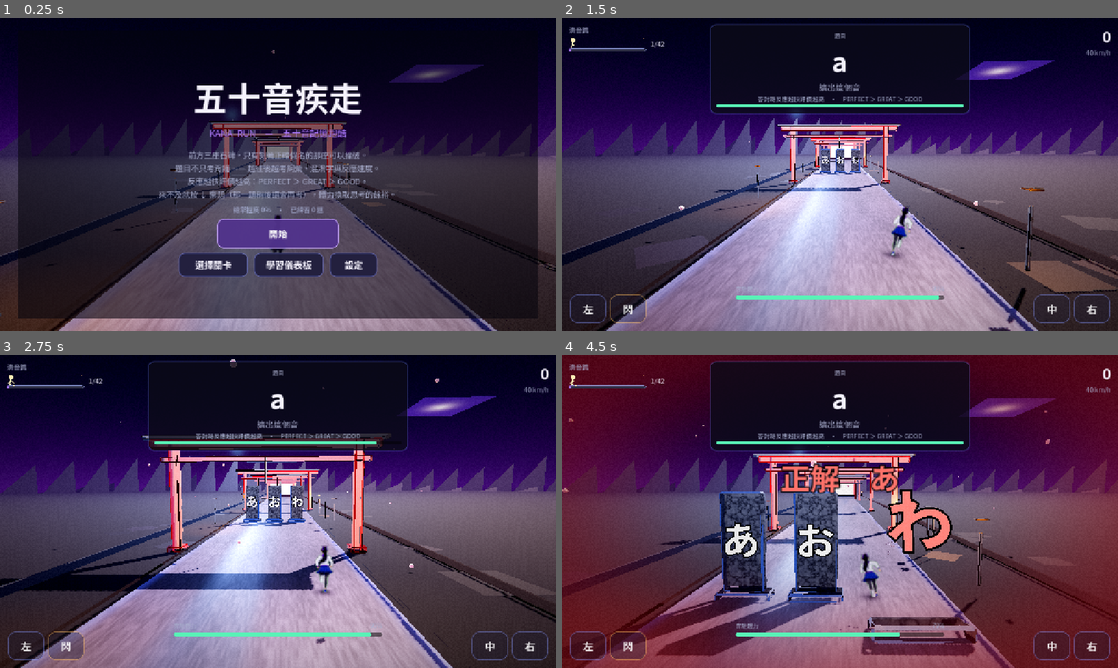
Above: before the commit, frames 1-4 (two rows, left to right).
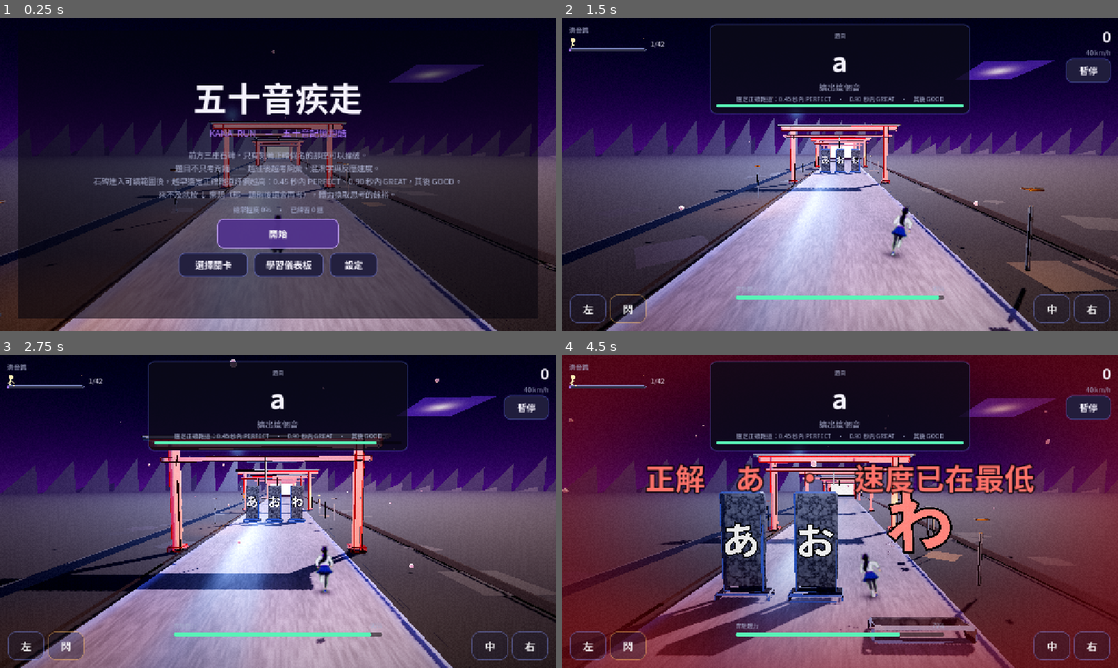
Above: after the commit, the same moments.

Repository: yorkwahaha/kana-run
Game: Godot game, scene res://scenes/Main.tscn
Same seed, same stepped clock (60 frames per second), same inputs: the game is played once before the commit and once after it.
Inputs (mouse positions are in pixels of both pictures, inside the frame that each line leads up to):
- Up to frame 1 (0.25 s): no input
- Up to frame 2 (1.5 s): click "開始" at 0.5 s; click (1090, 71) at 1.25 s, where only the run after the commit has a clickable "暫停"
- Up to frame 3 (2.75 s): tap Enter at 2 s; move the mouse to (400, 495) at 2.02 s; hold D (lane_right) from 2.03 s (still down); tap S (dodge) at 2.1 s; click (400, 495) at 2.17 s
- Up to frame 4 (4.5 s): release D (lane_right) at 2.75 s; drag from (728, 527) to (812, 574) at 2.77 s; move the mouse to (895, 442) at 3.52 s; hold D (lane_right) 3.53-4.25 s; tap S (dodge) at 3.6 s; drag from (812, 574) to (673, 464) at 4.27 s

The runs differ from the first frame. In frame 1, 0.8% of the frame differs, in the area x 16-83%, y 50-54%; in frame 2, 1.0%; in frame 3, 1.0%; in frame 4, 5.5%, in the area x 15-99%, y 12-45%.

Commit message:
修正評價、速度與暫停並重整遺物玩法

Diff:
--- a/src/core/save_game.gd
+++ b/src/core/save_game.gd
@@ -12,12 +12,14 @@
 	"master_volume": 0.9,
 	"sfx_volume": 0.9,
 	"music_volume": 0.38,
+	"bgm_mode": 1,           # 0 = 單曲循環, 1 = 全部輪播
 	"screen_shake": 1.0,
 	"reduce_motion": 0.0,   # 0 = 正常, 1 = 減少閃爍/震動
 	"quality": 1,            # 0 = 流暢, 1 = 平衡, 2 = 精細
 	"katakana": 0,           # 0 = 平假名, 1 = 片假名
 	"show_romaji": 1,
 	"unlock_all": 0,
+	"auto_retry": 0,
 }
 
 var settings: Dictionary = {}
--- a/src/core/sfx.gd
+++ b/src/core/sfx.gd
@@ -46,7 +46,7 @@
 var _sfx_sig := ""
 var _silent_report := true
 var _last_sfx_report := ""
-var _bgm_mode := 0            ## 0 = 單曲循環, 1 = 全部輪播
+var _bgm_mode := 1            ## 0 = 單曲循環, 1 = 全部輪播；新玩家預設輪播
 
 # ── 配樂狀態 ────────────────────────────────────────────────────────────
 var music_on := true
@@ -235,7 +235,7 @@
 	_build_sfx_bank()
 	_start_wind()
 	_install_web_audio_unlock()
-	_bgm_mode = int(SaveGame.get_setting("bgm_mode", 0))
+	_bgm_mode = int(SaveGame.get_setting("bgm_mode", 1))
 	_load_external()
 
 
--- a/src/game/main.gd
+++ b/src/game/main.gd
@@ -13,6 +13,8 @@
 
 const SPEED_MIN := 13.0
 const SPEED_MAX := 42.0
+const SPEED_KMH_MIN := 40.0
+const SPEED_KMH_MAX := 160.0
 
 const STAMINA_MAX := 100.0
 const STAMINA_HEAL := 8.0
@@ -131,6 +133,14 @@
 var _od_charge := 0.0
 var _resolved := 0
 var _speed := SPEED_MIN
+var _momentum_kmh := SPEED_KMH_MIN
+var _wrong_streak := 0
+var _decision_open := false
+var _decision_elapsed := 0.0
+var _decision_ms := -1.0
+var _zanshin_ready := false
+var _zanshin_charge := 0
+var _jikyuu_hits := 0
 var _shake_user := 1.0
 var _reduce_motion := 0.0
 var _time_scale_target := 1.0
@@ -458,6 +468,7 @@
 	_ui.settings_changed.connect(_apply_settings)
 	_hud.lane_requested.connect(_go_lane)
 	_hud.dodge_requested.connect(_do_dodge)
+	_hud.pause_requested.connect(_pause)
 
 
 # ── 設定 ────────────────────────────────────────────────────────────────
@@ -555,6 +566,14 @@
 	_score = 0
 	_chain = 0
 	_best_chain = 0
+	_momentum_kmh = SPEED_KMH_MIN
+	_wrong_streak = 0
+	_decision_open = false
+	_decision_elapsed = 0.0
+	_decision_ms = -1.0
+	_zanshin_ready = false
+	_zanshin_charge = 0
+	_jikyuu_hits = 0
 	_hits = 0
 	_pending_relic = false
 	_slip_next = false
@@ -686,6 +705,9 @@
 	_wave_z = SPAWN_Z
 	_wave_active = true
 	_legible_time = 0.0
+	_decision_open = false
+	_decision_elapsed = 0.0
+	_decision_ms = -1.0
 	_duck_timer = 0.0
 
 	var answers: Array = _question["choices"]
@@ -863,10 +885,11 @@
 		_barrier.mark_hit(lane)
 		_stamina = maxf(0.0, _stamina - 18.0)
 		_chain = 0
+		_momentum_kmh = maxf(SPEED_KMH_MIN, _momentum_kmh - 20.0)
 		_runner.burst()
 		_cam.shake(0.85 * _shake_user, 8.0)
 		_cam.punch(0.9 * _shake_user)
-		_hud.banner("撞到！", Color(1.0, 0.42, 0.42), 0.7)
+		_hud.banner("撞到！　-20 km/h", Color(1.0, 0.42, 0.42), 0.7)
 		_damage_flash = 1.0
 		Sfx.miss()
 
@@ -935,23 +958,23 @@
 
 
 func _current_speed() -> float:
-	# 速度跟這一輪打得有多熱走，不跟課表進度走。失手連段歸零，速度就落下來。
-	var heat := clampf(float(_chain) / 16.0, 0.0, 1.0)
-	var base := lerpf(SPEED_MIN, SPEED_MAX * 0.92, heat)
-	if _zone >= ZONES.size() - 1:
-		base = maxf(base, SPEED_MAX * 0.78)
-	var v := base
-	if _relic_count("baigeki") > 0:
-		v *= 1.12
-	if _relic_count("hayate") > 0:
-		# 每 4 連再快一截，16 連封頂。斷連段時 _chain 歸零，這段加成自己消失。
-		v *= 1.0 + 0.08 * float(mini(_chain / 4, 4))
+	# 速度使用獨立動量，不再和 combo 綁死；一次錯誤只失去一段速度。
+	var v := remap(clampf(_momentum_kmh, SPEED_KMH_MIN, SPEED_KMH_MAX),
+		SPEED_KMH_MIN, SPEED_KMH_MAX, SPEED_MIN, SPEED_MAX)
 	if _sprint > 0.0:
 		v *= SPRINT_BOOST
 	if _overdrive:
 		v = maxf(v, SPEED_MAX * 0.72)
 		v *= OVERDRIVE_BOOST
 	return v
+
+
+func _actual_kmh() -> int:
+	return int(round(lerpf(SPEED_KMH_MIN, SPEED_KMH_MAX, _speed01())))
+
+
+func _add_momentum(kmh: float) -> void:
+	_momentum_kmh = clampf(_momentum_kmh + kmh, SPEED_KMH_MIN, SPEED_KMH_MAX)
 
 
 # ── 每幀 ────────────────────────────────────────────────────────────────
@@ -1081,7 +1104,7 @@
 
 	_hud.set_stamina(_stamina, _stamina_cap)
 	_hud.set_score(_score)
-	_hud.set_speed_kmh(int(round(40.0 + _speed01() * 120.0)))
+	_hud.set_speed_kmh(_actual_kmh())
 	_hud.set_combo(_combo_mult(), _chain)
 	_tick_relic_status()
 
@@ -1131,9 +1154,9 @@
 	_relic_status_t = 0.16
 	_hud.set_relic_status({
 		"stamina_cap": int(_stamina_cap),
-		"hayate_pct": 8 * mini(_chain / 4, 4) if _relic_count("hayate") > 0 else 0,
 		"od_need": int(_od_need()),
 		"slip": _slip_next,
+		"zanshin_ready": _zanshin_ready,
 	})
 
 
@@ -1279,7 +1302,7 @@
 	# 打得準的人體力會一直是滿的，失手 5～6 次就會出局。
 	var rate := 1.7 + _speed * 0.05
 	if _relic_count("jikyuu") > 0:
-		rate *= 0.70
+		rate *= 0.85
 	# 極限的體力代價：貪分數的同時血也在掉。
 	# 這個交換是極限的全部重點 —— 沒有代價就只是白送分數，
 	# 玩家會無腦待著，不會有「再撐三題」的念頭。
@@ -1300,7 +1323,13 @@
 
 	if _wave_z < LEGIBLE_Z:
 		_legible_time = 0.0
+		_decision_open = false
 	else:
+		if not _decision_open:
+			_decision_open = true
+			_decision_elapsed = 0.0
+		else:
+			_decision_elapsed += dt
 		_legible_time += dt
 		var remain := clampf(_wave_z / LEGIBLE_Z, 0.0, 1.0)
 		_hud.set_timer(remain, remain < 0.34)
@@ -1310,8 +1339,9 @@
 
 
 func _update_post(delta: float) -> void:
-	_post_mat.set_shader_parameter("speed_blur", _speed01() * 0.30 * (1.0 - _reduce_motion * 0.8))
-	_post_mat.set_shader_parameter("aberration", 1.0 + _speed01() * 2.2)
+	# 題目與石碑保持清楚；高速感交給 FOV、路面 streak 與兩側速度線。
+	_post_mat.set_shader_parameter("speed_blur", _speed01() * 0.16 * (1.0 - _reduce_motion * 0.8))
+	_post_mat.set_shader_parameter("aberration", 0.8 + _speed01() * 1.2)
 	_damage_flash = maxf(0.0, _damage_flash - delta * 2.4)
 	_good_flash = maxf(0.0, _good_flash - delta * 3.0)
 	_post_mat.set_shader_parameter("damage", _damage_flash)
@@ -1369,6 +1399,9 @@
 	if state != State.PLAY:
 		return
 	var t := clampi(target, 0, LANE_COUNT - 1)
+	if _decision_open and _wave_active and not _obstacle_wave and _decision_ms < 0.0 \
+			and t == int(_question.get("target_index", -1)):
+		_decision_ms = _decision_elapsed * 1000.0
 	if t == _lane:
 		return
 	_lane = t
@@ -1404,7 +1437,8 @@
 ## 題目的判定本體，障礙波與一般題目波共用。
 func _resolve_impact_body() -> void:
 	var kana: String = _question["kana"]
-	var ms := _legible_time * 1000.0
+	# 評價看「可讀後多久選定正確跑道」，不再用撞上那刻的跑速反推。
+	var ms := _decision_ms if _decision_ms >= 0.0 else _legible_time * 1000.0
 
 	if _duck_timer > 0.0:
 		_resolve_dodge(kana)
@@ -1425,10 +1459,7 @@
 func _combo_mult() -> float:
 	var top := 3.0
 	# 第三區「神社」的 twist：連段爬得更快，獎勵一路連到底。
-	# 殘心把這段爬升放慢，換答錯時連段只減半。
 	var step := 0.08
-	if _relic_count("zanshin") > 0:
-		step *= 0.70
 	if _zone_twist() == "combo":
 		step *= 2.0
 	var v := 1.0 + float(_chain) * step
@@ -1457,7 +1488,7 @@
 
 
 func _od_score_mult() -> float:
-	return 2.0 if _relic_count("jikyuu") > 0 else OVERDRIVE_MULT
+	return OVERDRIVE_MULT
 
 
 func _zone_twist() -> String:
@@ -1533,20 +1564,42 @@
 	var time_bonus: float = {"perfect": 200.0, "great": 120.0, "good": 60.0}.get(grade, 20.0)
 	var gained := int(round((base + time_bonus) * mult))
 	if _relic_count("baigeki") > 0:
-		gained = int(round(float(gained) * 1.6))
-	if _relic_count("teppeki") > 0:
-		gained = int(round(float(gained) * 0.85))
+		gained = int(round(float(gained) * 1.35))
 	if _relic_count("issen") > 0:
 		if grade == "perfect":
-			gained = int(round(float(gained) * 1.8))
-		elif grade != "great":
-			gained = int(round(float(gained) * 0.6))
+			gained = int(round(float(gained) * 1.5))
 	if _slip_next:
 		gained = int(round(float(gained) * 1.5))
 		_slip_next = false
 
 	_score += gained
 	_chain += 1
+	_wrong_streak = 0
+	var effect_note := ""
+	var accel := 9.0 if grade == "perfect" else (7.0 if grade == "great" else 5.0)
+	if _relic_count("baigeki") > 0 and grade != "good":
+		accel += 5.0
+		effect_note += "　倍率+5"
+	if _relic_count("issen") > 0 and grade == "perfect":
+		accel += 10.0
+		effect_note += "　一閃+10"
+	_add_momentum(accel)
+	if _relic_count("hayate") > 0 and _chain % 4 == 0:
+		_add_momentum(12.0)
+		effect_note += "　疾風+12"
+		_cam.punch(0.7 * _shake_user)
+	if _relic_count("zanshin") > 0 and not _zanshin_ready:
+		_zanshin_charge += 1
+		if _zanshin_charge >= 6:
+			_zanshin_charge = 0
+			_zanshin_ready = true
+			effect_note += "　殘心就緒"
+	if _relic_count("jikyuu") > 0:
+		_jikyuu_hits += 1
+		if _jikyuu_hits >= 5:
+			_jikyuu_hits = 0
+			_stamina = minf(_stamina_cap, _stamina + 15.0)
+			effect_note += "　持久+15體力"
 	_best_chain = maxi(_best_chain, _chain)
 	_resolved += 1
 	_hits += 1
@@ -1567,15 +1620,13 @@
 	match grade:
 		"perfect":
 			Sfx.hit_perfect()
-			_hud.banner("PERFECT +%d" % gained, UiKit.GOLD, 0.7)
+			_hud.banner("PERFECT　%.2fs　+%d%s" % [ms / 1000.0, gained, effect_note], UiKit.GOLD, 0.7)
 		"great":
 			Sfx.hit_good()
-			_hud.banner("GREAT +%d" % gained, UiKit.JADE, 0.65)
+			_hud.banner("GREAT　%.2fs　+%d%s" % [ms / 1000.0, gained, effect_note], UiKit.JADE, 0.65)
 		_:
 			Sfx.hit_good()
-			# 原本只顯示加分，玩家看不到其實有第三級評價。
-			# 三級都秀出來，PERFECT / GREAT 才有存在意義。
-			_hud.banner("GOOD +%d" % gained, Color(0.72, 0.78, 0.92), 0.6)
+			_hud.banner("GOOD　%.2fs　+%d%s" % [ms / 1000.0, gained, effect_note], Color(0.72, 0.78, 0.92), 0.6)
 
 	_hud.set_question(_question, true)
 	_after_resolve(stone, 0.30)
@@ -1598,13 +1649,33 @@
 	_stamina = maxf(0.0, _stamina - penalty)
 
 	var retry := int(SaveGame.get_setting("auto_retry", 0)) == 1
+	var zanshin_guard := _relic_count("zanshin") > 0 and _zanshin_ready
 	Srs.record(kana, 0, ms)
 	if retry:
 		Srs.requeue(kana)
-	elif _relic_count("zanshin") > 0:
+	elif zanshin_guard:
 		_chain = int(_chain / 2.0)
 	else:
 		_chain = 0
+
+	var before_kmh := _momentum_kmh
+	var speed_loss := 0.0
+	if zanshin_guard:
+		_zanshin_ready = false
+		_zanshin_charge = 0
+		_momentum_kmh = maxf(SPEED_KMH_MIN, _momentum_kmh - 8.0)
+	else:
+		_wrong_streak += 1
+		if _wrong_streak >= 3:
+			_momentum_kmh = SPEED_KMH_MIN
+		else:
+			var requested_loss := 20.0 if _wrong_streak == 1 else 50.0
+			if _relic_count("teppeki") > 0:
+				requested_loss *= 0.5
+			if _relic_count("baigeki") > 0:
+				requested_loss *= 1.35
+			_momentum_kmh = maxf(SPEED_KMH_MIN, _momentum_kmh - requested_loss)
+	speed_loss = maxf(0.0, before_kmh - _momentum_kmh)
 
 	_od_charge = 0.0
 	Sfx.miss()
@@ -1624,7 +1695,17 @@
 	var choices: Array = _question.get("choices", [])
 	var ti := int(_question.get("target_index", 0))
 	var shown := str(choices[ti]) if ti >= 0 and ti < choices.size() else ""
-	_hud.banner("正解　%s" % shown, Color(1.0, 0.45, 0.42), 0.55)
+	if zanshin_guard:
+		_hud.banner("正解　%s　·　殘心守住動量 (-%d km/h)" % [shown, int(round(speed_loss))],
+			Color(0.70, 0.60, 1.0), 0.7)
+	elif _wrong_streak >= 3:
+		_hud.banner("正解　%s　·　三連錯，速度回到 %d" % [shown, int(SPEED_KMH_MIN)],
+			Color(1.0, 0.45, 0.42), 0.75)
+	elif speed_loss > 0.0:
+		_hud.banner("正解　%s　·　失速 -%d km/h" % [shown, int(round(speed_loss))],
+			Color(1.0, 0.45, 0.42), 0.65)
+	else:
+		_hud.banner("正解　%s　·　速度已在最低" % shown, Color(1.0, 0.45, 0.42), 0.6)
 
 	_after_resolve(null, 0.40)
 	_time_scale_target = 1.0
@@ -1635,13 +1716,15 @@
 
 func _resolve_dodge(kana: String) -> void:
 	_resolved += 1
+	_wrong_streak = 0
 	var dodge_cost := 0.0 if _relic_count("suberi") > 0 else STAMINA_DODGE
 	if _relic_count("suberi") > 0:
 		_slip_next = true
+		_add_momentum(15.0)
 	_stamina = maxf(0.0, _stamina - dodge_cost)
 	Srs.record(kana, 2, 0.0)
 	Srs.requeue(kana)
-	_hud.banner("閃避", UiKit.INK_DIM, 0.5)
+	_hud.banner("閃避　+15 km/h" if _relic_count("suberi") > 0 else "閃避", UiKit.INK_DIM, 0.5)
 	_cam.punch(0.6 * _shake_user)
 	_after_resolve(null, 0.1)
 	_gap = 0.36
@@ -1689,6 +1772,9 @@
 	if _autoplay:
 		print("[kana-run] relic %s" % id)
 	_relics[id] = _relic_count(id) + 1
+	if id == "zanshin":
+		_zanshin_ready = true
+		_zanshin_charge = 0
 	_refresh_stamina_cap()
 	_hud.set_relics(_relics)
 	_ui.hide_all()               # 不論從按鈕還是程式觸發都要收掉面板
--- a/src/game/relics.gd
+++ b/src/game/relics.gd
@@ -9,42 +9,42 @@
 const LIST := [
 	{
 		"id": "hayate", "name": "疾風", "icon": "風",
-		"desc": "每 4 連，速度再快一截。連段一斷就回到原速。",
+		"type": "速度", "desc": "每 4 次連續答對立刻 +12 km/h，伴隨疾風提示。",
 		"color": Color(0.45, 0.88, 1.0), "max": 1,
 	},
 	{
 		"id": "teppeki", "name": "鐵壁", "icon": "盾",
-		"desc": "體力上限 +30，答錯懲罰減半。得分變成 85%。",
+		"type": "生存", "desc": "體力上限 +30，答錯扣血與前兩次失速都減半。",
 		"color": Color(0.45, 0.95, 0.72), "max": 1,
 	},
 	{
 		"id": "baigeki", "name": "倍率", "icon": "倍",
-		"desc": "得分 ×1.6，速度 +12%。跑得更快，也更難看清。",
+		"type": "速度", "desc": "得分 ×1.35；GREAT / PERFECT 再多加速，但答錯失速也更重。",
 		"color": Color(1.0, 0.82, 0.42), "max": 1,
 	},
 	{
 		"id": "bakuso", "name": "爆走", "icon": "爆",
-		"desc": "熱度 5 點就進極限，極限多 2 秒。極限中體力掉更快。",
+		"type": "速度", "desc": "熱度 5 點就爆發極限，極限多 2 秒；期間更快、更耗體力。",
 		"color": Color(1.0, 0.45, 0.32), "max": 1,
 	},
 	{
 		"id": "zanshin", "name": "殘心", "icon": "殘",
-		"desc": "答錯時連段減半，不歸零。倍率爬得比較慢。",
+		"type": "技巧", "desc": "先給一層保險；下一次答錯不增加連錯，且只小幅失速。每 6 次答對充回。",
 		"color": Color(0.70, 0.60, 1.0), "max": 1,
 	},
 	{
 		"id": "issen", "name": "一閃", "icon": "閃",
-		"desc": "PERFECT 分數 ×1.8。GOOD 只拿六成。",
+		"type": "技巧", "desc": "PERFECT 額外 +10 km/h 並放大撞擊回饋；分數 ×1.5。",
 		"color": Color(1.0, 0.92, 0.55), "max": 1,
 	},
 	{
 		"id": "jikyuu", "name": "持久", "icon": "力",
-		"desc": "體力消耗 −30%。極限的分數從 ×3 降成 ×2。",
+		"type": "生存", "desc": "奔跑耗體力 −15%；每 5 次答對再回復 15 體力。",
 		"color": Color(0.70, 0.95, 0.55), "max": 1,
 	},
 	{
 		"id": "suberi", "name": "滑步", "icon": "步",
-		"desc": "閃避不扣體力。閃過之後，下一題得分 ×1.5。",
+		"type": "技巧", "desc": "閃避不扣體力並立刻 +15 km/h；下一題得分 ×1.5。",
 		"color": Color(0.55, 0.78, 1.0), "max": 1,
 	},
 ]
@@ -53,21 +53,21 @@
 static func status(id: String, _n: int, ctx: Dictionary) -> String:
 	match id:
 		"hayate":
-			return "速度 +%d%%" % int(ctx.get("hayate_pct", 0))
+			return "每 4 連 +12 km/h"
 		"teppeki":
-			return "體力上限 %d　得分 85%%" % int(ctx.get("stamina_cap", 100))
+			return "體力上限 %d　失速減半" % int(ctx.get("stamina_cap", 100))
 		"baigeki":
-			return "得分 ×1.60　速度 +12%"
+			return "得分 ×1.35　高評價多加速"
 		"bakuso":
 			return "熱度 %d 進極限" % int(ctx.get("od_need", 5))
 		"zanshin":
-			return "答錯連段減半"
+			return "保險 %s" % ("就緒" if bool(ctx.get("zanshin_ready", false)) else "充能中")
 		"issen":
-			return "PERFECT ×1.8　GOOD ×0.6"
+			return "PERFECT ×1.5　+10 km/h"
 		"jikyuu":
-			return "消耗 −30%　極限 ×2"
+			return "消耗 −15%　5 答回 15"
 		"suberi":
-			return "下一題 ×1.5" if bool(ctx.get("slip", false)) else "閃避不扣血"
+			return "下一題 ×1.5" if bool(ctx.get("slip", false)) else "閃避 +15 km/h"
 	return ""
 
 
@@ -75,19 +75,19 @@
 static func status_short(id: String, ctx: Dictionary) -> String:
 	match id:
 		"hayate":
-			return "+%d%%" % int(ctx.get("hayate_pct", 0))
+			return "4連+12"
 		"teppeki":
-			return "85%"
+			return "半傷"
 		"baigeki":
-			return "×1.6"
+			return "×1.35"
 		"bakuso":
 			return "熱%d" % int(ctx.get("od_need", 5))
 		"zanshin":
-			return "減半"
+			return "就緒" if bool(ctx.get("zanshin_ready", false)) else "充能"
 		"issen":
-			return "×1.8"
+			return "+10"
 		"jikyuu":
-			return "−30%"
+			return "5答回血"
 		"suberi":
 			return "×1.5" if bool(ctx.get("slip", false)) else "免扣"
 	return ""
@@ -113,8 +113,15 @@
 			pool.append(r)
 	pool.shuffle()
 	var out: Array = []
+	for kind in ["速度", "生存", "技巧"]:
+		for r in pool:
+			if str(r.get("type", "")) == kind and r not in out:
+				out.append(r)
+				break
 	for r in pool:
 		if out.size() >= 3:
 			break
-		out.append(r)
+		if r not in out:
+			out.append(r)
+	out.shuffle()
 	return out
--- a/src/game/runner.gd
+++ b/src/game/runner.gd
@@ -43,19 +43,17 @@
 	preload("res://assets/runner/fling_5.png"),
 	preload("res://assets/runner/fling_6.png"),
 ]
-## 撞破石碑時雙手交叉護頭：背面視角只看到雙臂抬起，
-## 前臂繞到臉前並被頭部遮住，避免手掌落在鏡頭側／後腦。
+## 撞破石碑時的護頭序列。
+## guard_3~5 的來源圖會把手掌明顯畫在後腦兩側；從背面看像「抱頭」而不是護臉。
+## 暫時只用 0~2 的抬臂/交叉過渡，避免錯誤姿勢長時間停在撞擊畫面上。
 const GUARD_RAISE := 0.20
-const GUARD_HOLD := 0.34
+const GUARD_HOLD := 0.16
 const GUARD_LOWER := 0.18
 const GUARD_TIME := GUARD_RAISE + GUARD_HOLD + GUARD_LOWER
 const _GUARD: Array[Texture2D] = [
 	preload("res://assets/runner/guard_0.png"),
 	preload("res://assets/runner/guard_1.png"),
 	preload("res://assets/runner/guard_2.png"),
-	preload("res://assets/runner/guard_3.png"),
-	preload("res://assets/runner/guard_4.png"),
-	preload("res://assets/runner/guard_5.png"),
 ]
 
 var speed01 := 0.0
--- a/src/ui/hud.gd
+++ b/src/ui/hud.gd
@@ -6,6 +6,10 @@
 
 const LANE_X := [-2.7, 0.0, 2.7]
 const EXPLAIN_LIFE := 2.4        ## 錯題卡停留秒數
+
+signal lane_requested(lane: int)
+signal dodge_requested
+signal pause_requested
 
 var _root: Control
 var _q_card: PanelContainer
@@ -123,7 +127,7 @@
 
 	# 新手提示：三級評價怎麼來的
 	_grade_hint = UiKit.label(
-		"答對時反應越快評價越高　·　PERFECT ＞ GREAT ＞ GOOD",
+		"選定正確跑道：0.45 秒內 PERFECT　·　0.90 秒內 GREAT　·　其後 GOOD",
 		14, Color(0.78, 0.82, 0.95, 0.85))
 	_grade_hint.horizontal_alignment = HORIZONTAL_ALIGNMENT_CENTER
 	_grade_hint.visible = false
@@ -218,6 +222,13 @@
 	_speed = UiKit.label("", 15, UiKit.INK_DIM)
 	_speed.horizontal_alignment = HORIZONTAL_ALIGNMENT_RIGHT
 	box.add_child(_speed)
+
+	var pause := UiKit.button("暫停", UiKit.EDGE)
+	pause.custom_minimum_size = Vector2(104, 36)
+	pause.size_flags_horizontal = Control.SIZE_SHRINK_END
+	pause.focus_mode = Control.FOCUS_NONE
+	pause.pressed.connect(func(): Sfx.ui_tap(); pause_requested.emit())
+	box.add_child(pause)
 
 
 func _build_bottom() -> void:
@@ -518,7 +529,7 @@
 	var dodge_tint := Color(0.95, 0.72, 0.38, 0.45)
 
 	var left: Button = mk.call("左", ink)
-	left.pressed.connect(func(): _emit_lane(-1))
+	left.pressed.connect(func(): _emit_lane(0))
 	_touch_pad.add_child(left)
 
 	var duck: Button = mk.call("閃", dodge_tint)
@@ -526,11 +537,11 @@
 	_touch_pad.add_child(duck)
 
 	var mid: Button = mk.call("中", ink)
-	mid.pressed.connect(func(): _emit_lane(0))
+	mid.pressed.connect(func(): _emit_lane(1))
 	_touch_pad.add_child(mid)
 
 	var right: Button = mk.call("右", ink)
-	right.pressed.connect(func(): _emit_lane(1))
+	right.pressed.connect(func(): _emit_lane(2))
 	_touch_pad.add_child(right)
 
 	_layout_touch_pad()
@@ -562,10 +573,6 @@
 func _notification(what: int) -> void:
 	if what == NOTIFICATION_RESIZED and _touch_pad != null:
 		_layout_touch_pad()
-
-
-signal lane_requested(lane: int)
-signal dodge_requested
 
 
 func _emit_lane(l: int) -> void:
--- a/src/ui/overlays.gd
+++ b/src/ui/overlays.gd
@@ -157,7 +157,7 @@
 	var brief := _caption(box,
 		"前方三座石碑，只有刻著正確假名的那座可以撞破。\n" +
 		"題目不只考背誦 —— 越往後越考詞彙、混淆字與反應速度。\n" +
-		"反應越快評價越高：PERFECT ＞ GREAT ＞ GOOD。\n" +
+		"石碑進入可讀範圍後，越早選定正確跑道評價越高：0.45 秒內 PERFECT、0.90 秒內 GREAT，其後 GOOD。\n" +
 		"來不及就按 ↓ 棄題（那一題稍後還會再考），體力換取思考的餘裕。")
 	brief.add_theme_font_size_override("font_size", 18)
 
@@ -396,6 +396,10 @@
 	var name := UiKit.label(def["name"], 30, UiKit.INK, true)
 	name.horizontal_alignment = HORIZONTAL_ALIGNMENT_CENTER
 	v.add_child(name)
+
+	var kind := UiKit.label(str(def.get("type", "")), 13, accent)
+	kind.horizontal_alignment = HORIZONTAL_ALIGNMENT_CENTER
+	v.add_child(kind)
 
 	var have := int(owned.get(def["id"], 0))
 	# 固定高度：不論有沒有持有，三張卡的按鈕都會在同一條線上
--- a/tools/touch_test.gd
+++ b/tools/touch_test.gd
@@ -7,6 +7,17 @@
 
 func _init() -> void:
 	_run.call_deferred()
+
+
+func _find_button(node: Node, text: String) -> Button:
+	for c in node.get_children():
+		if c is Button and (c as Button).text == text:
+			return c as Button
+		var found := _find_button(c, text)
+		if found != null:
+			return found
+	return null
+
 
 func _run() -> void:
 	var hud_script = load("res://src/ui/hud.gd")
@@ -61,5 +72,35 @@
 			print("   ★ 太小，手指按不到")
 			fails += 1
 
+	# 5. 左／中／右是「絕對跑道」0/1/2，不是相對位移 -1/0/1。
+	# 之前這裡沒有測語意，導致手機的左與中都送到 lane 0、lane 2 永遠選不到。
+	var lanes: Array[int] = []
+	hud.lane_requested.connect(func(lane: int): lanes.append(lane))
+	var lane_buttons := [pad.get_child(0), pad.get_child(2), pad.get_child(3)]
+	for b in lane_buttons:
+		(b as Button).pressed.emit()
+		await process_frame
+	if lanes != [0, 1, 2]:
+		print("   ★ 跑道按鈕訊號錯誤：%s（預期 [0, 1, 2]）" % str(lanes))
+		fails += 1
+	else:
+		print("[touch] 跑道訊號  左/中/右 → 0/1/2")
+
+	# 6. 遊戲中必須有可點的暫停鈕，不能只靠鍵盤 Esc。
+	var pause_button := _find_button(hud, "暫停")
+	var pause_events: Array[bool] = []
+	hud.pause_requested.connect(func(): pause_events.append(true))
+	if pause_button == null:
+		print("   ★ 找不到暫停按鈕")
+		fails += 1
+	else:
+		pause_button.pressed.emit()
+		await process_frame
+		if pause_events.is_empty():
+			print("   ★ 暫停按鈕沒有送出 pause_requested")
+			fails += 1
+		else:
+			print("[touch] 暫停按鈕可用")
+
 	print("[touch] 失敗 %d 項" % fails)
 	quit(0 if fails == 0 else 1)
